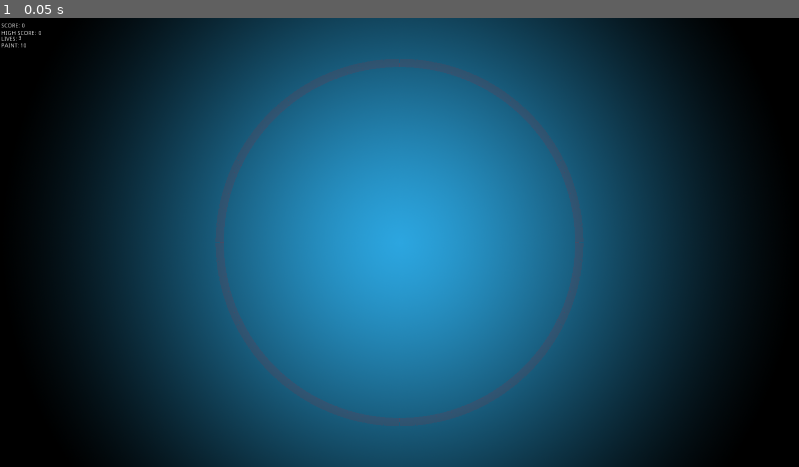
Above: before the commit, frame 1.
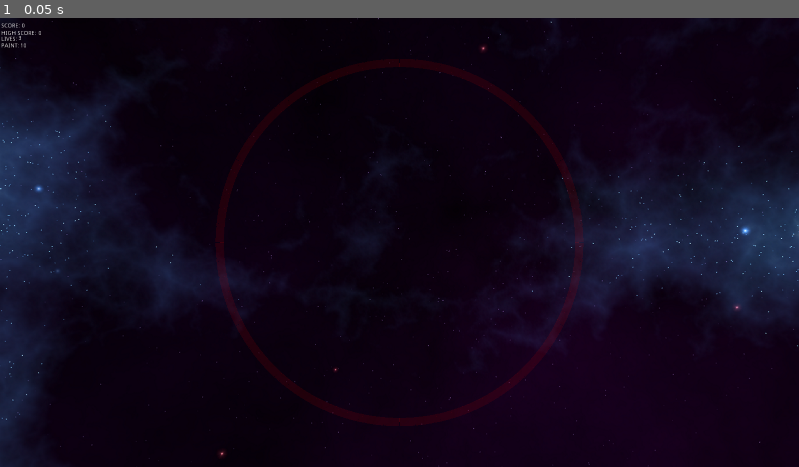
Above: after the commit, the same moment.

Repository: henrar/EndlessGame
Game: Godot game, scene res://Scenes/Game.tscn
The game is run twice, just before and just after one commit, with the same random seed, the same clock (stepped at 60 frames per second) and the same inputs.
Inputs:
- Up to frame 1 (0.05 s): no input

The runs differ from the first frame. In frame 1, 79% of the frame differs, in the area x 0-100%, y 0-100%.

Commit message:
Dynamic backgrounds

Diff:
--- a/Scenes/Game.tscn
+++ b/Scenes/Game.tscn
@@ -1,6 +1,6 @@
 [gd_scene load_steps=5 format=2]
 
-[ext_resource path="res://Assets/background.png" type="Texture" id=1]
+[ext_resource path="res://Scripts/Background.gd" type="Script" id=1]
 [ext_resource path="res://Scripts/BallSpawner.gd" type="Script" id=2]
 [ext_resource path="res://Scripts/Barrier.gd" type="Script" id=3]
 [ext_resource path="res://Scripts/HUD.gd" type="Script" id=4]
@@ -11,8 +11,8 @@
 
 [node name="Background" type="Sprite" parent="." index="0"]
 
-texture = ExtResource( 1 )
 centered = false
+script = ExtResource( 1 )
 _sections_unfolded = [ "Offset" ]
 
 [node name="Viewport" type="Viewport" parent="." index="1"]
--- /dev/null
+++ b/Scripts/Background.gd
@@ -0,0 +1,31 @@
+extends Sprite
+
+var background_change_timer
+var current_sprite_index = 1
+var textures = []
+
+func _ready():
+    for i in range(1, 9):
+        var path = "res://Assets/Backgrounds/space_" + str(i) + ".png"
+        textures.append(load(path))
+
+
+    print(textures)
+    texture = textures[1]
+    print(texture)
+
+    background_change_timer = Timer.new()
+    background_change_timer.one_shot = false
+    background_change_timer.wait_time = 60.0
+    background_change_timer.connect("timeout",self,"replace_background")
+    background_change_timer.start()
+    add_child(background_change_timer)
+
+
+func replace_background():
+    if current_sprite_index < 8:
+        current_sprite_index += 1
+    else:
+        current_sprite_index = 1
+
+    texture = textures[current_sprite_index - 1]
--- a/Scripts/Barrier.gd
+++ b/Scripts/Barrier.gd
@@ -102,7 +102,6 @@
         angle_index_left = starting_angle
         angle_index_right = starting_angle
         current_barrier_strength = get_node("/root/SceneVariables").barrier_strength
-    #get_node("/root/SceneVariables").substract_paint()
 
 func handle_release(event):
     input_pos = null
--- a/Scripts/RedBall.gd
+++ b/Scripts/RedBall.gd
@@ -64,7 +64,7 @@
         get_node("/root/ScoreTracker").add_score(get_node("/root/SceneVariables").red_ball_points_destroy)
     else:
         get_node("/root/ScoreTracker").add_score(get_node("/root/SceneVariables").red_ball_reached_center)
-        #get_node("/root/SceneVariables").remove_life()
+        get_node("/root/SceneVariables").remove_life()
 
     queue_free()
 
Renamed: Assets/background.png -> Assets/Backgrounds/background_1.png
Not shown, changed: Assets/Backgrounds/background_1.png.import
Binary file added: Assets/Backgrounds/background_2.png
Not shown, added: Assets/Backgrounds/background_2.png.import
Binary file added: Assets/Backgrounds/background_3.png
Not shown, added: Assets/Backgrounds/background_3.png.import
Binary file added: Assets/Backgrounds/background_4.png
Not shown, added: Assets/Backgrounds/background_4.png.import
Binary file added: Assets/Backgrounds/space_1.png
Not shown, added: Assets/Backgrounds/space_1.png.import
Binary file added: Assets/Backgrounds/space_2.png
Not shown, added: Assets/Backgrounds/space_2.png.import
(and 12 more such lines)
